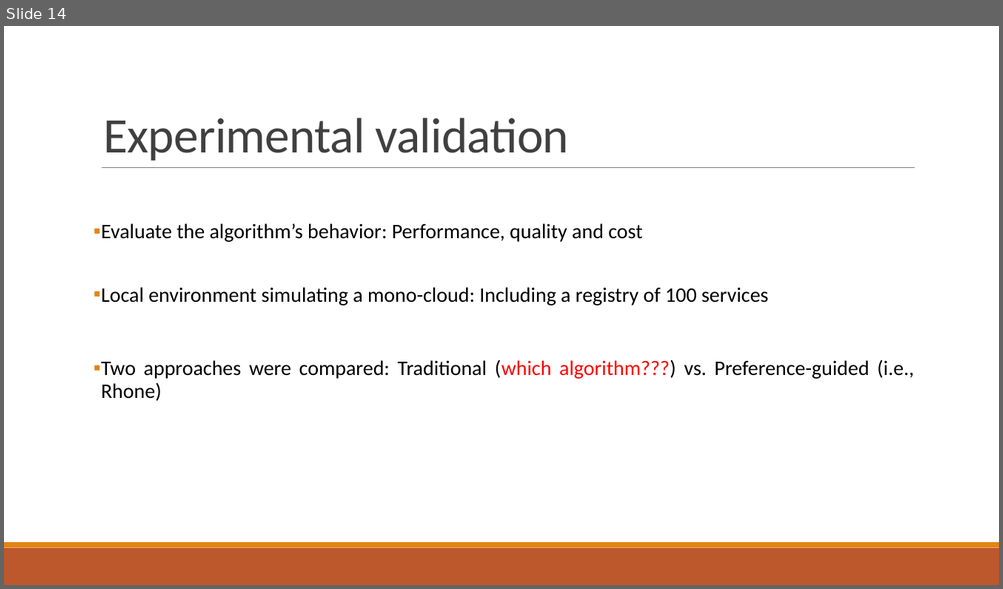
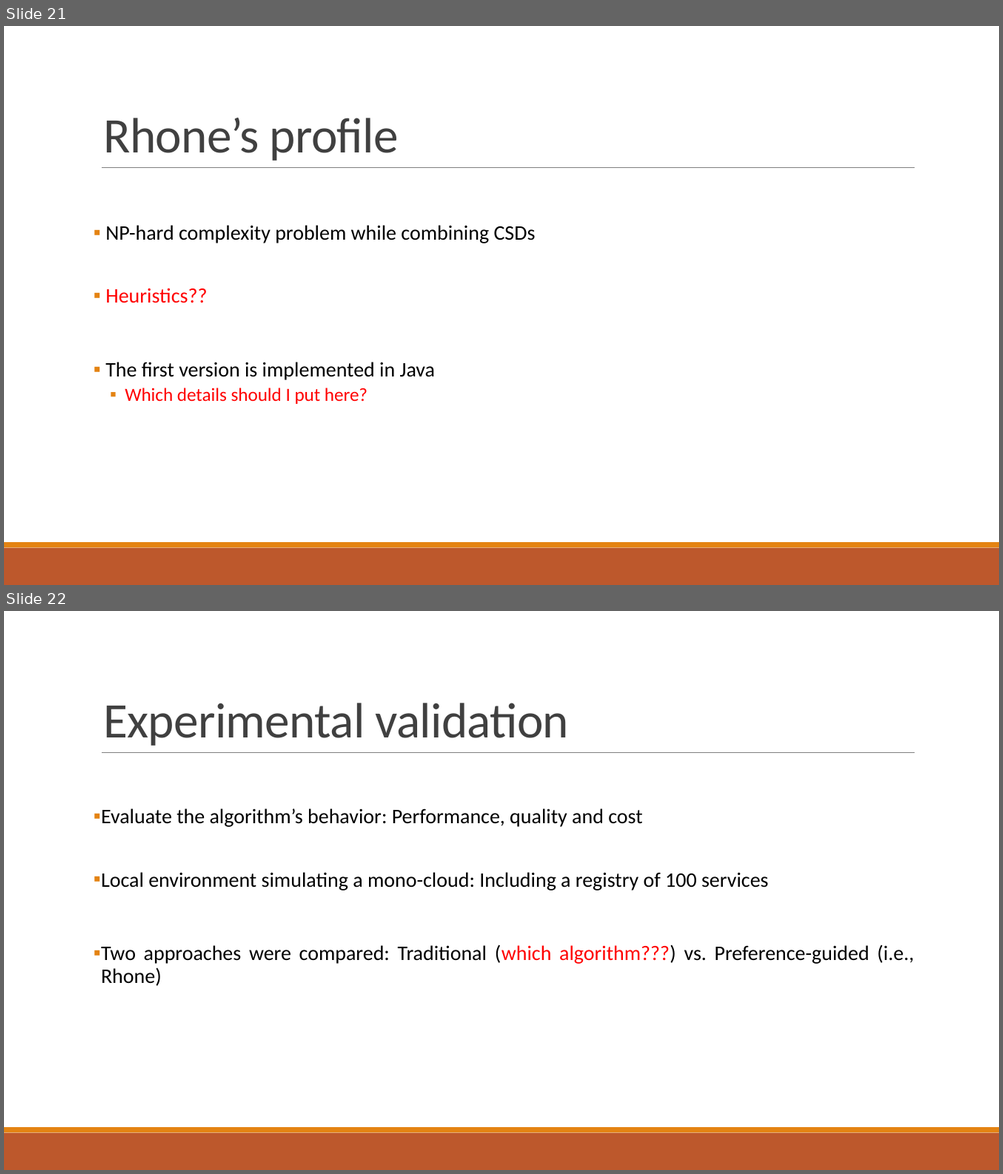
Before and after one commit to danielboni/DanielCarvalho-PhD, a slide deck: Presentations/ADBIS 2016/ADBIS-2016-Presentation.pptx. Shown one above the other, each under a label of ours: slide 14 before the commit, slides 21 and 22 after it. The pictures are 1003x589 and 1003x1174 pixels, drawn with LibreOffice and Linux fonts; fonts in the diff are those of the drawing. Boxes give left, top, right and bottom in pixels: in the first picture for what was removed or moved away, otherwise in the second. Text is boxed around its words. In the diff, an @@ line names an element or a change of style, - is before the commit and + after.

```diff
--- a/Presentations/ADBIS 2016/ADBIS-2016-Presentation.pptx
+++ b/Presentations/ADBIS 2016/ADBIS-2016-Presentation.pptx
@@ slide 21 added at (x1=4, y1=26, x2=999, y2=585), background #FFFFFF; not listed: 3 template elements that a slide beside it also shows @@
@@ title added at (x1=103, y1=118, x2=398, y2=161), 36 pt, text #404040 @@
+Rhone’s profile
@@ text added at (x1=105, y1=225, x2=535, y2=404), 15 pt, text #000000 @@
+▪ NP-hard complexity problem while combining CSDs
+▪ Heuristics??
+▪ The first version is implemented in Java
+  ▪ Which details should I put here?
@@ what was slide 14 is now slide 22 @@
```
Also in this commit, not shown: 11 slides changed, 7 other slides added.
